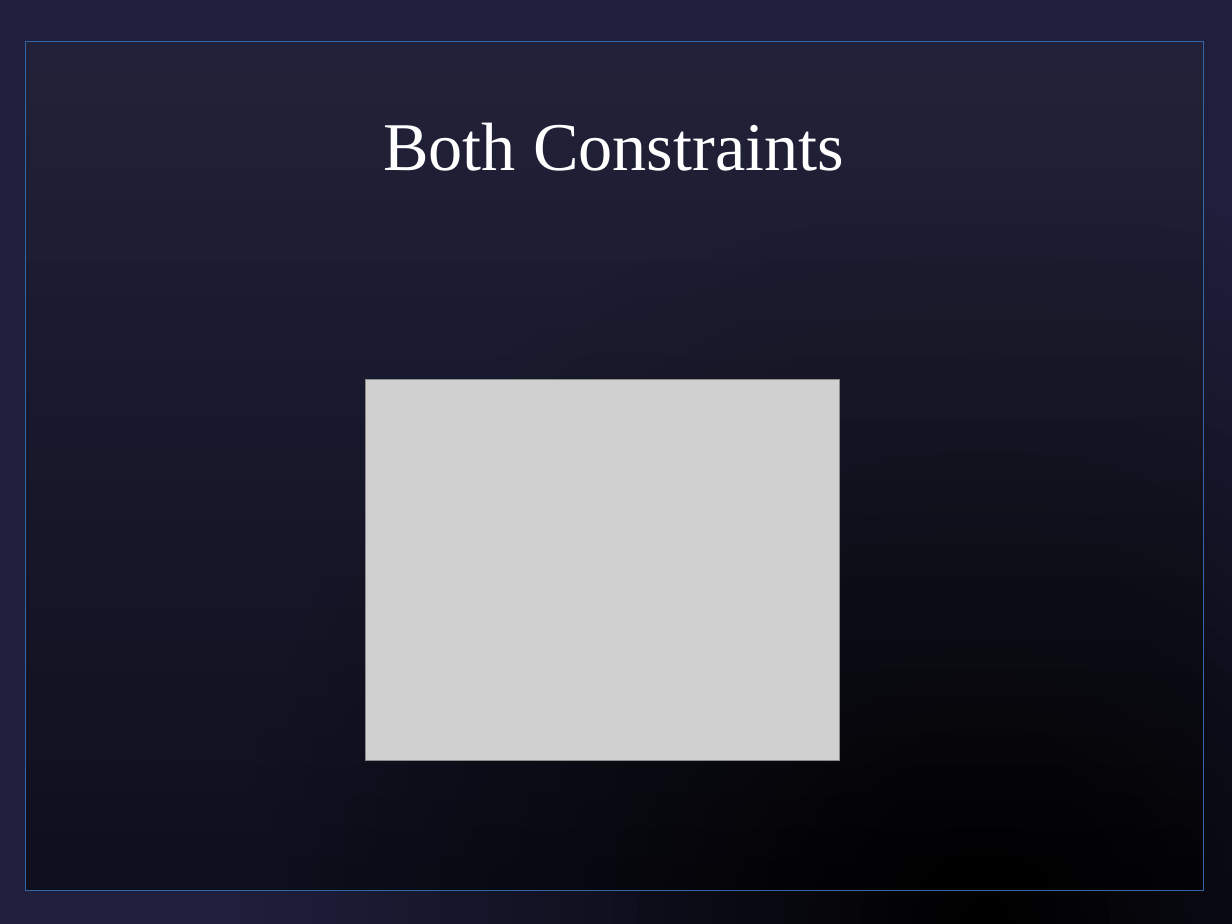
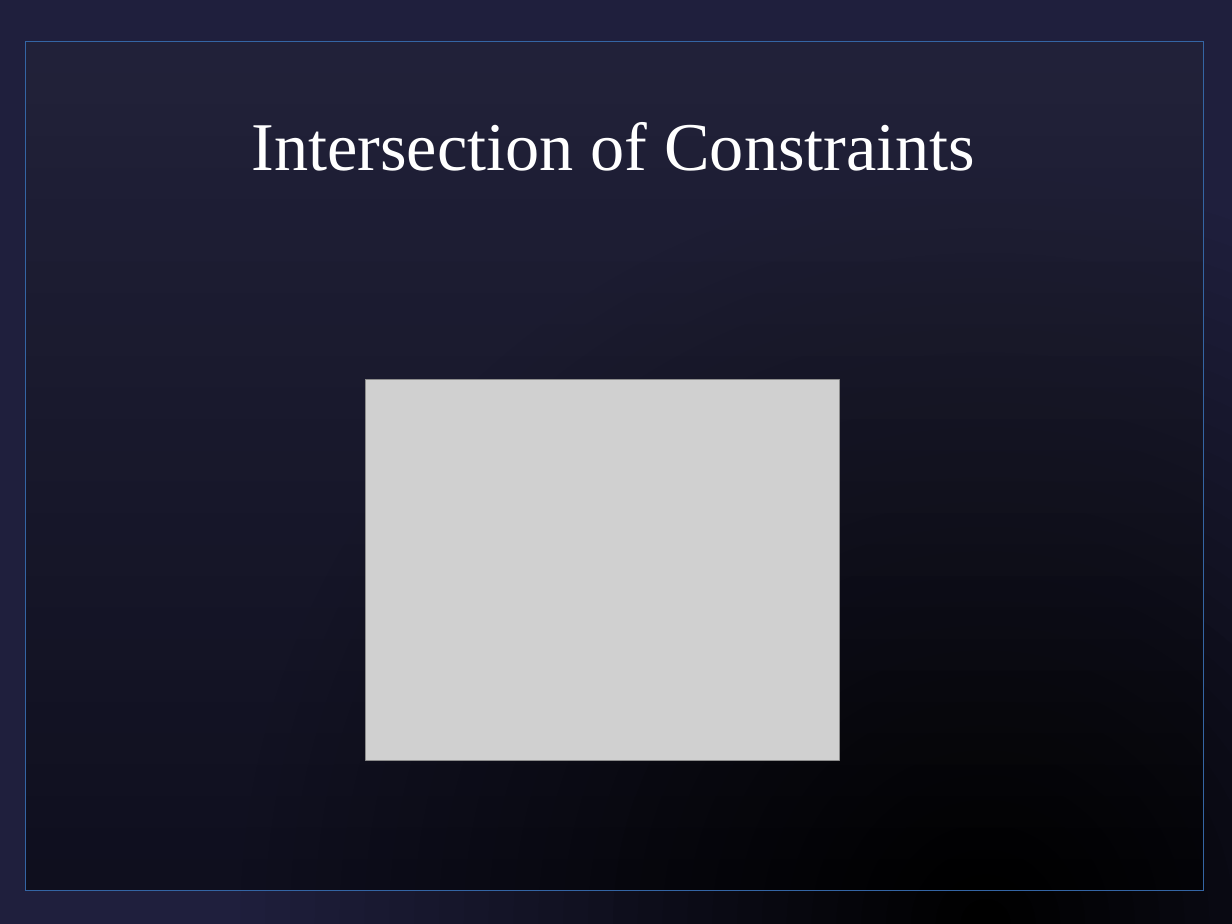
Before and after one commit to sjf/eventlogic, a slide deck: slide 26 of pres1.odp. Drawn at 1232x924 pixels with LibreOffice and Linux fonts; fonts in the diff are those of the drawing; grey boxes stand for pictures; background and template pictures are left out. Boxes give left, top, right and bottom in pixels: in the first picture for what was removed or moved away, otherwise in the second. Text is boxed around its words. In the diff, an @@ line names an element or a change of style, - is before the commit and + after.

```diff
--- a/pres1.odp
+++ b/pres1.odp
@@ title at (251, 122, 976, 171): text changed @@
-Both Constraints
+Intersection of Constraints
```
Also in this commit, not shown: 1 other slide changed, 1 other file.
